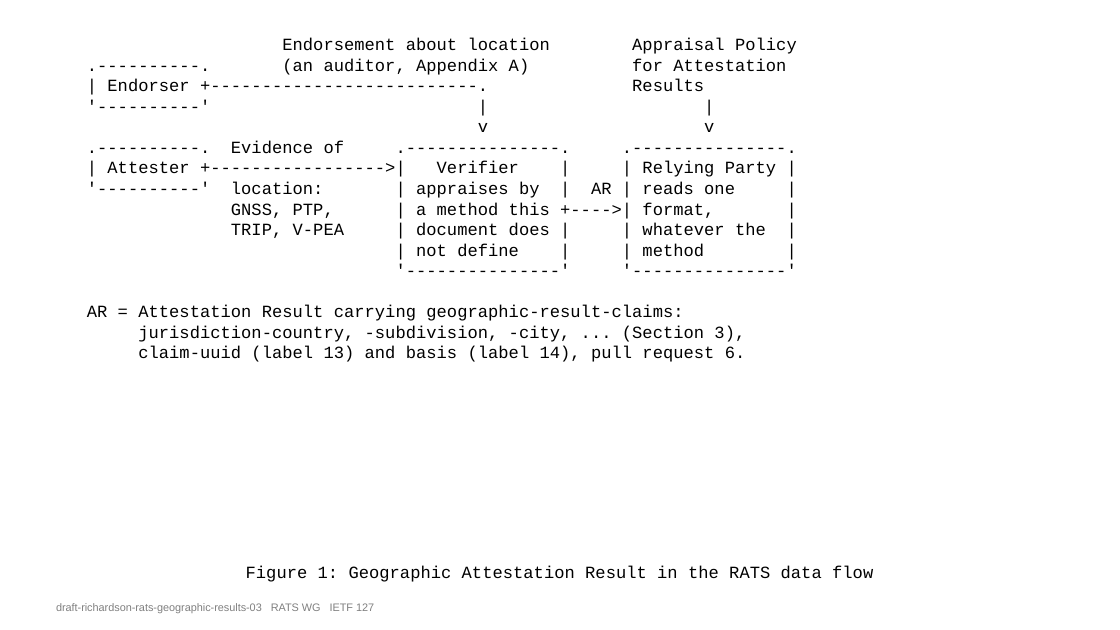
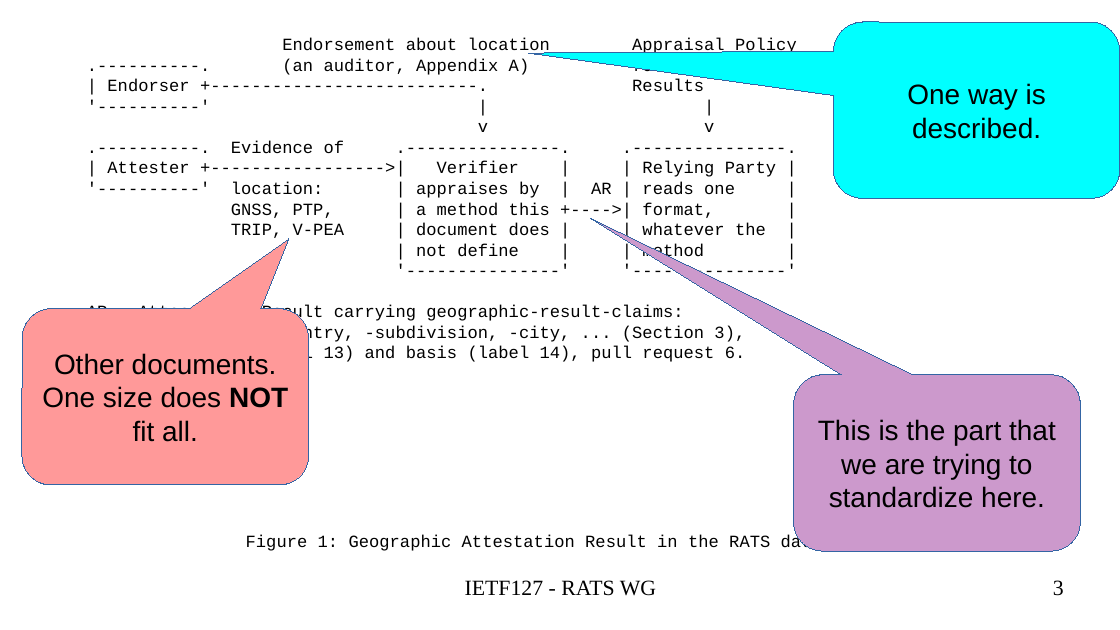
Before and after one commit to ietf-rats-wg/geographicresult, a slide deck: slide 3 of presentations/IETF127-GeographicAttestationResults.odp (slide 2 before the commit). Drawn at 1120x630 pixels with LibreOffice and Linux fonts; fonts in the diff are those of the drawing. Boxes give left, top, right and bottom in pixels: in the first picture for what was removed or moved away, otherwise in the second. Text is boxed around its words. In the diff, an @@ line names an element or a change of style, - is before the commit and + after.

```diff
--- a/presentations/IETF127-GeographicAttestationResults.odp
+++ b/presentations/IETF127-GeographicAttestationResults.odp
@@ rounded speech box added at (x1=833, y1=22, x2=1120, y2=198), fill #00FFFF, outline #3465A4 0 pt, 18 pt, text #000000 @@
+One way is described.
@@ rounded speech box added at (x1=22, y1=309, x2=309, y2=485), fill #FF9999, outline #3465A4 0 pt, 18 pt, text #000000 @@
+Other documents.
+One size does NOT fit all.
@@ rounded speech box added at (x1=794, y1=375, x2=1081, y2=551), fill #CC99CC, outline #3465A4 0 pt, 18 pt, text #000000 @@
+This is the part that we are trying to standardize here.
@@ text "Figure 1: Geographic Attestation Result ..." moved from (x1=246, y1=565, x2=873, y2=582) to (x1=246, y1=534, x2=873, y2=552) @@
@@ text added at (x1=465, y1=580, x2=656, y2=596), 14 pt, text #000000 @@
+IETF127 - RATS WG
@@ page number added at (x1=1053, y1=580, x2=1064, y2=596), 14 pt, text #000000 @@
+3
@@ text removed at (x1=56, y1=603, x2=374, y2=613) @@
-draft-richardson-rats-geographic-results-03 RATS WG IETF 127
```
Also in this commit, not shown: 4 other slides changed, 3 slides added, 2 other files.
